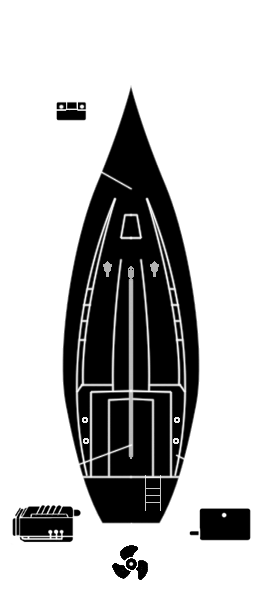
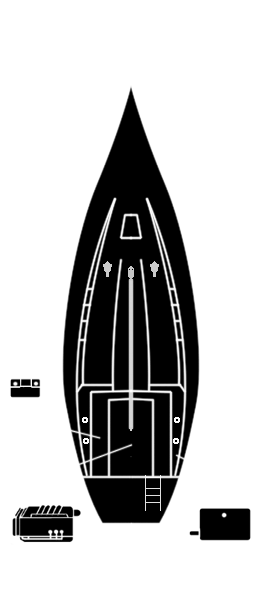
Revision of a layered 263 × 600 image; what changed, layer by layer:
renamed "Layer 3" to "АКБ", painted on it over [10,93,133,461]
moved "Бак" above "Движок" over [73,443,189,548]
hid "Винт рамка" over [112,545,149,580]
hid "Винт" (2nd of 2, in "Saling Boat" › "Винт"), painted on it over [112,545,149,580]
"Форма лодки copy": opacity 60% → 100% over [60,85,200,524]
painted on "Правая" (1st of 2, in "Saling Boat" › "Форма лодки copy") over [130,401,134,479]
painted on "Лева" (1st of 2, in "Saling Boat" › "Форма лодки copy") over [128,403,132,479]
painted on "Правая" (2nd of 2, in "Saling Boat" › "Форма лодки") over [130,401,134,479]
painted on "Лева" (2nd of 2, in "Saling Boat" › "Форма лодки") over [128,403,132,479]
